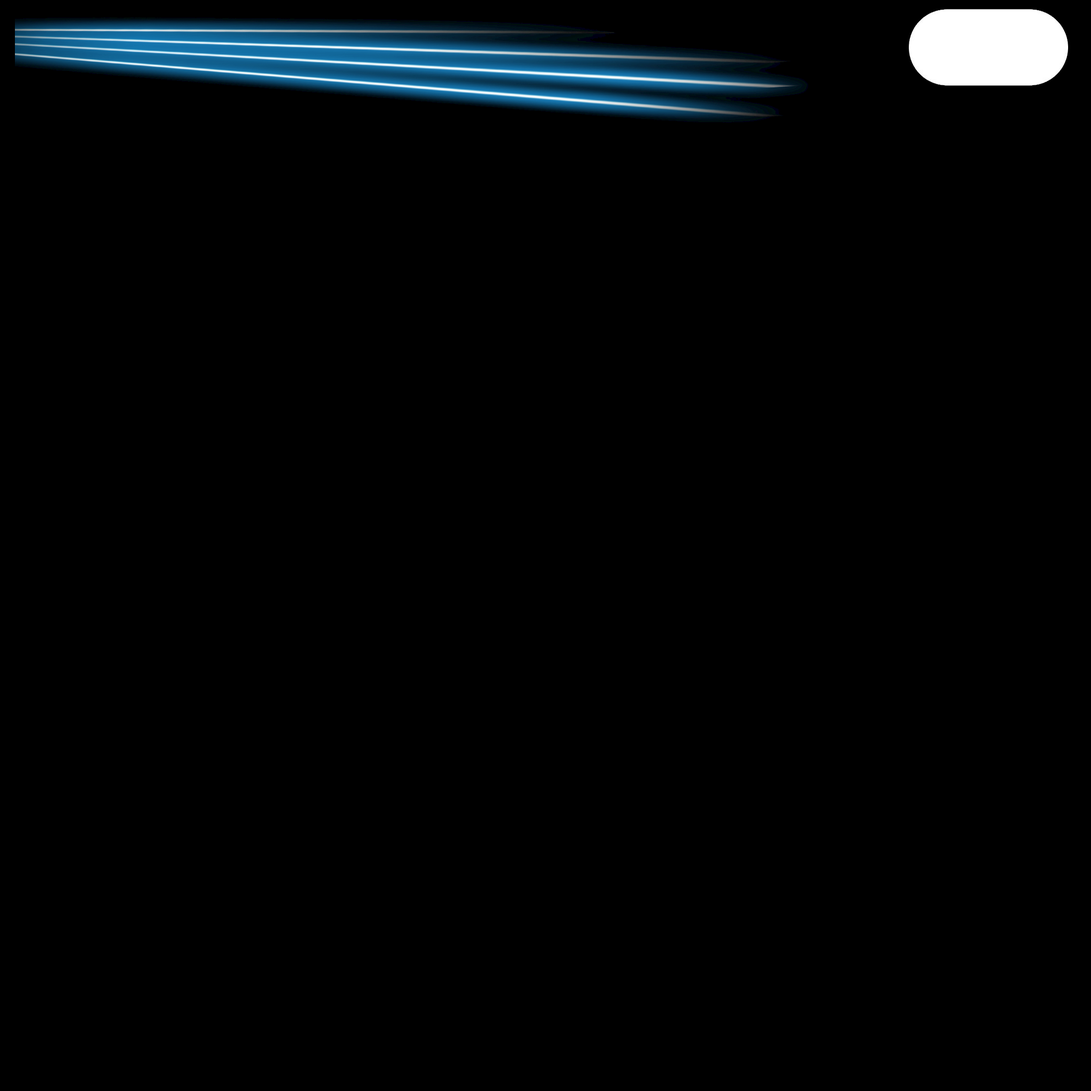
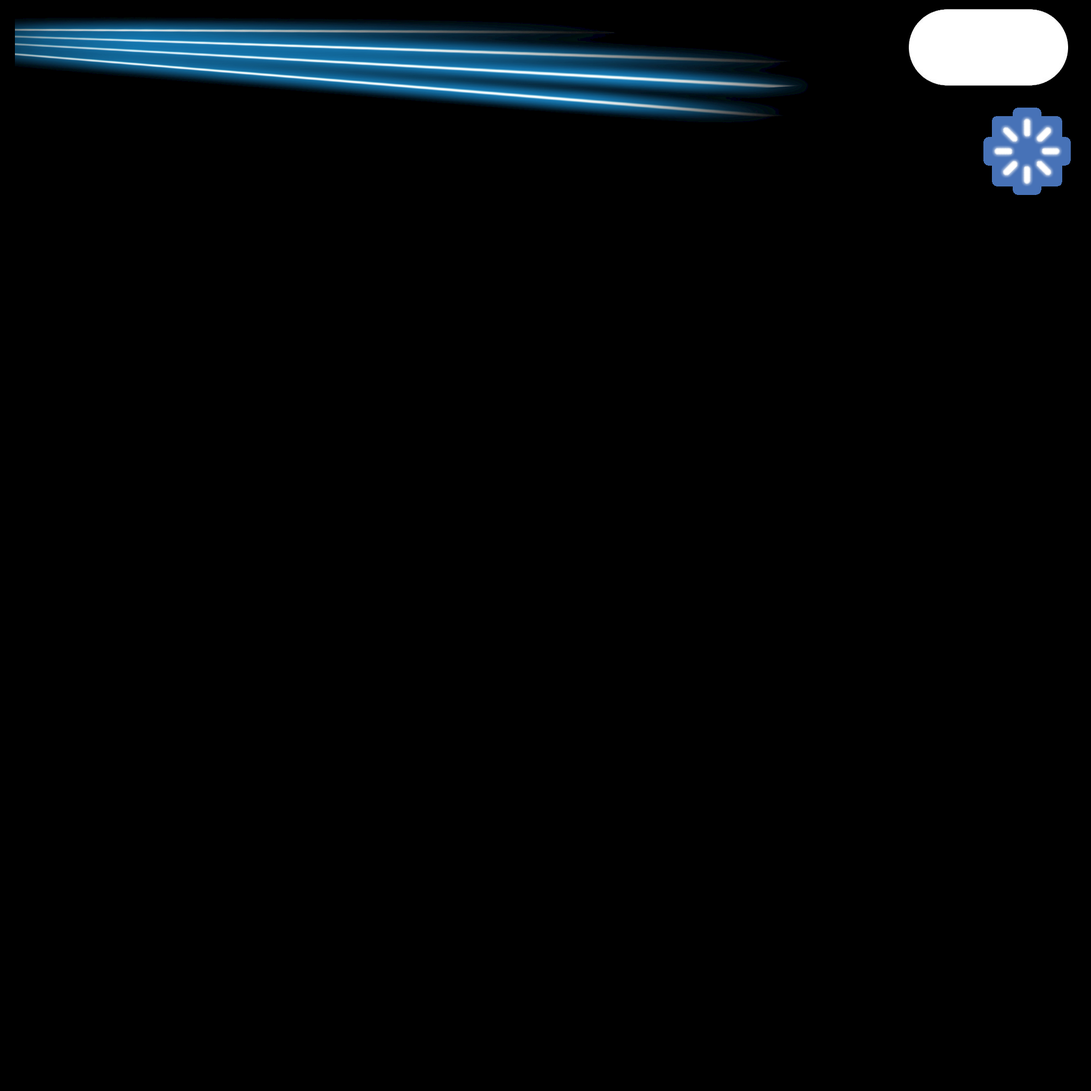
The second 1091px x 1091px image is a revision of the first. Changes to its layers:
painted on "Background" over 985, 109, 1070, 193
